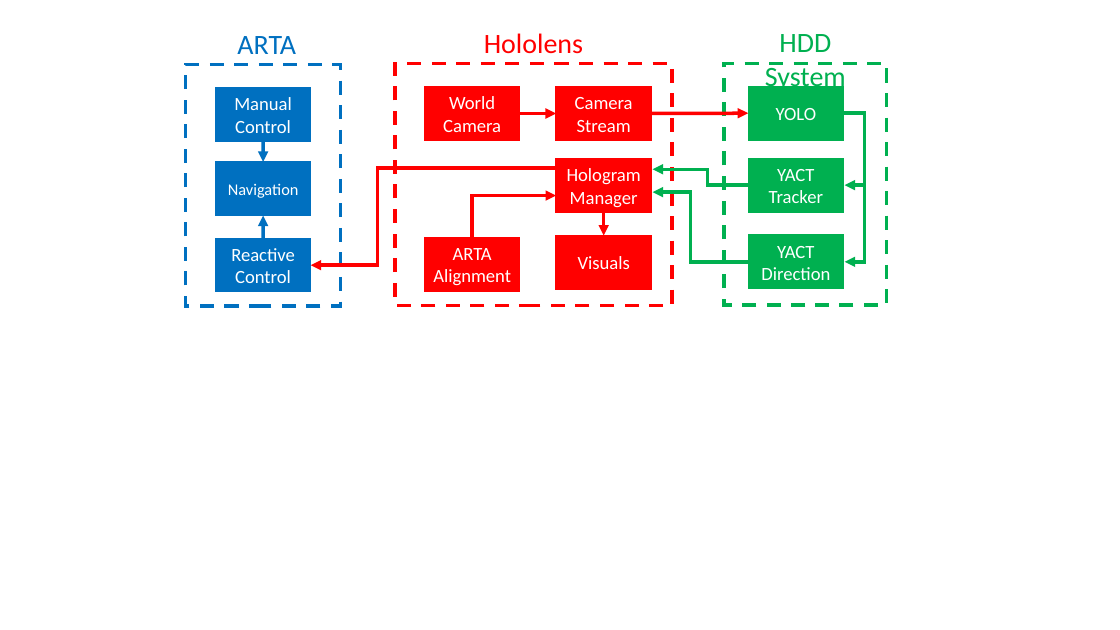
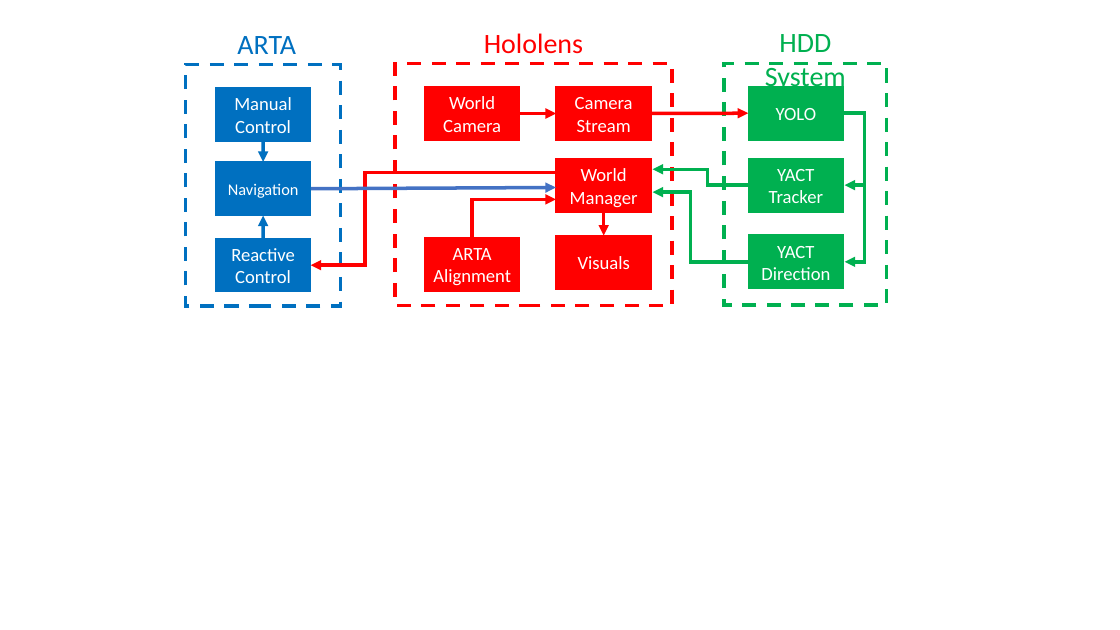
Before and after one commit to alaksana96/FinalYearProject, a slide deck: slide 2 of FinalReport/img/chapter4_analysis/Diagrams.pptx. Drawn at 1120x630 pixels with LibreOffice and Linux fonts; fonts in the diff are those of the drawing. Boxes give left, top, right and bottom in pixels: in the first picture for what was removed or moved away, otherwise in the second. Text is boxed around its words. In the diff, an @@ line names an element or a change of style, - is before the commit and + after.

```diff
--- a/FinalReport/img/chapter4_analysis/Diagrams.pptx
+++ b/FinalReport/img/chapter4_analysis/Diagrams.pptx
@@ elbow arrow moved from (556, 168) - (311, 266) to (555, 172) - (311, 266) @@
@@ text in rectangle at [570, 168, 638, 208]: text changed @@
-Hologram Manager
+World Manager
@@ arrow added from (311, 189) to (556, 187), #4472C4 3 pt @@
@@ elbow arrow moved from (472, 238) - (556, 196) to (472, 238) - (556, 199) @@
```
Also in this commit, not shown: 1 slide added, 1 slide removed, 2 other files.
